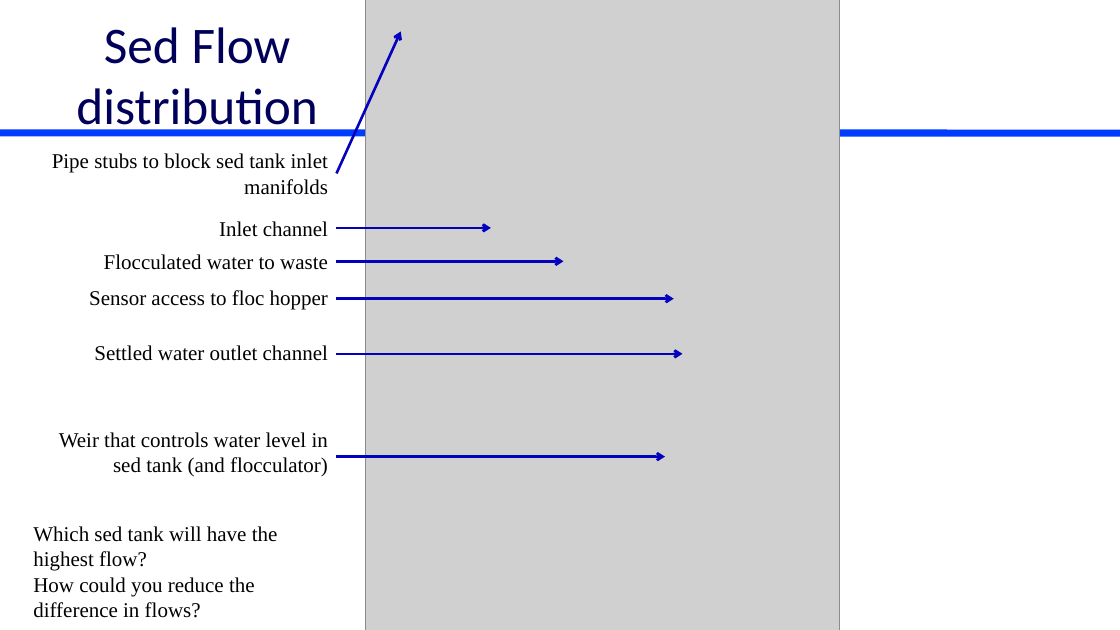
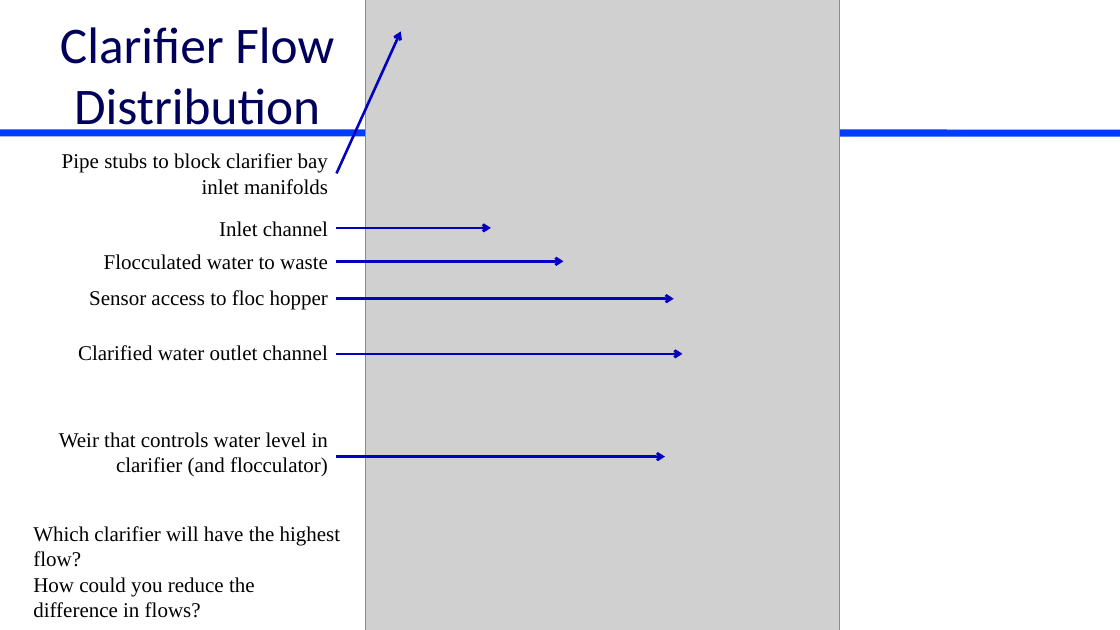
Before and after one commit to monroews/CEE4520Lectures, a slide deck: slide 8 of Manifolds.pptx (slide 5 before the commit). Drawn at 1120x630 pixels with LibreOffice and Linux fonts; fonts in the diff are those of the drawing; grey boxes stand for pictures. Boxes give left, top, right and bottom in pixels: in the first picture for what was removed or moved away, otherwise in the second. Text is boxed around its words. In the diff, an @@ line names an element or a change of style, - is before the commit and + after.

Commit message:
update Filtration design and Manifold

```diff
--- a/Manifolds.pptx
+++ b/Manifolds.pptx
@@ title at (60,27,334,137): text changed @@
-Sed Flow distribution
+Clarifier Flow Distribution
@@ text at (62,153,328,195): text changed @@
-Pipe stubs to block sed tank inlet manifolds
+Pipe stubs to block clarifier bay inlet manifolds
@@ text at (78,345,328,361): text changed @@
-Settled water outlet channel
+Clarified water outlet channel
@@ text at (59,432,328,477): text changed @@
-Weir that controls water level in sed tank (and flocculator)
+Weir that controls water level in clarifier (and flocculator)
@@ text at (33,526,341,567): text changed @@
-Which sed tank will have the highest flow?
+Which clarifier will have the highest flow?
```
Also in this commit, not shown: 3 other slides changed, 6 slides added, 1 other file.
